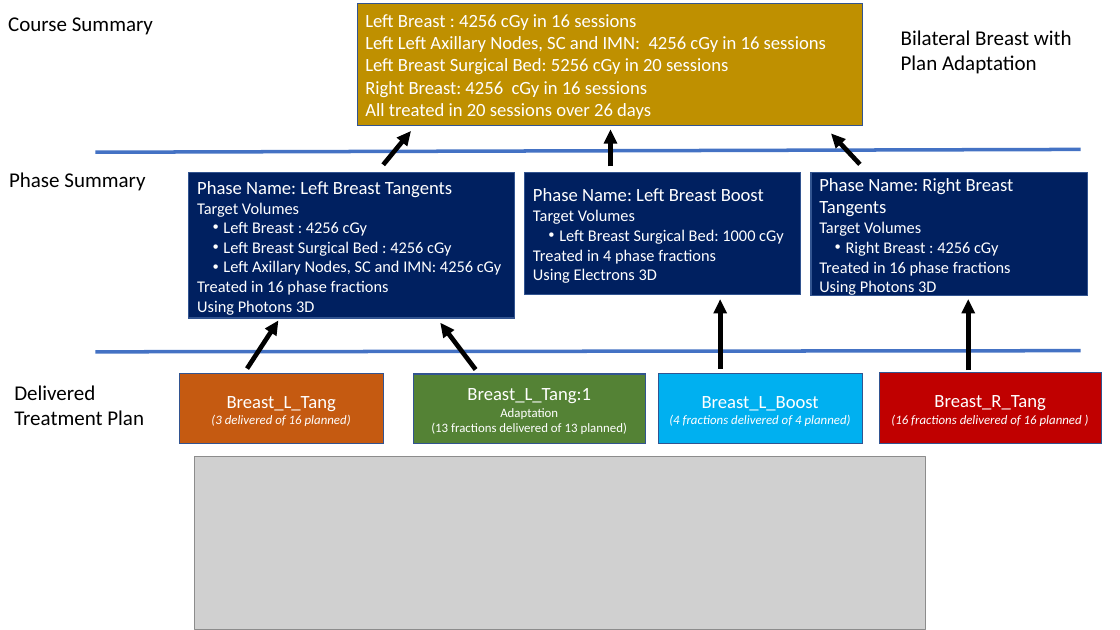
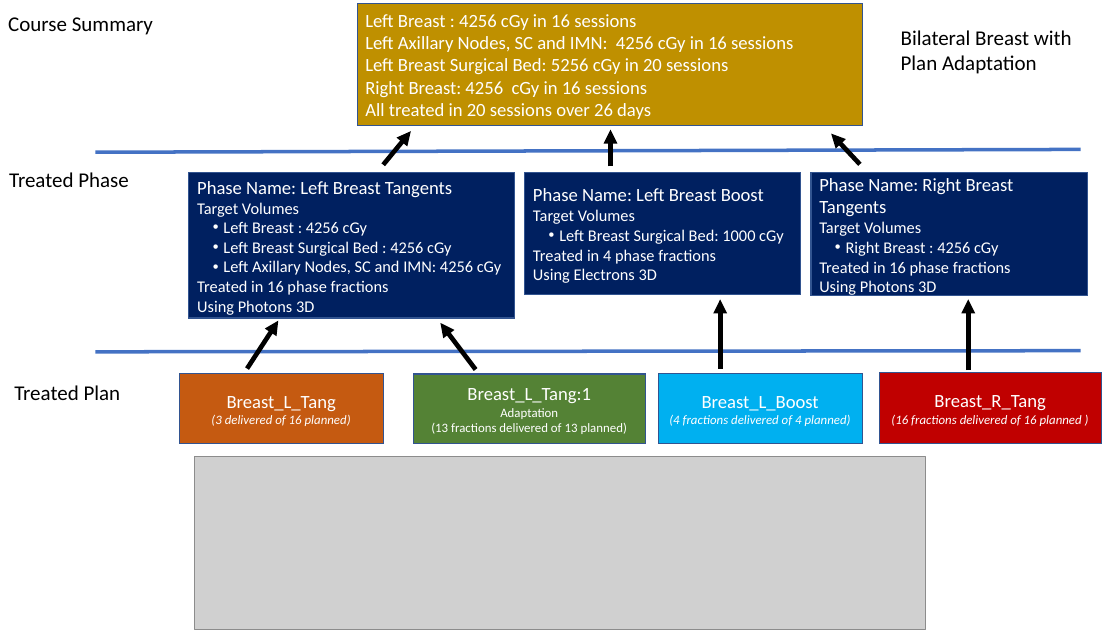
Before and after one commit to HL7/codex-radiation-therapy, a slide deck: slide 5 of input/images-source/CoursePhasePlans_Figures.pptx (slide 2 before the commit). Drawn at 1120x630 pixels with LibreOffice and Linux fonts; fonts in the diff are those of the drawing; grey boxes stand for pictures. Boxes give left, top, right and bottom in pixels: in the first picture for what was removed or moved away, otherwise in the second. Text is boxed around its words. In the diff, an @@ line names an element or a change of style, - is before the commit and + after.

```diff
--- a/input/images-source/CoursePhasePlans_Figures.pptx
+++ b/input/images-source/CoursePhasePlans_Figures.pptx
@@ text in rectangle at box(365, 36, 793, 52): text changed @@
-Left Left Axillary Nodes, SC and IMN: 4256 cGy in 16 sessions
+Left Axillary Nodes, SC and IMN: 4256 cGy in 16 sessions
@@ text at box(9, 172, 129, 187): text changed @@
-Phase Summary
+Treated Phase
@@ text at box(14, 385, 121, 400): text changed @@
-Delivered Treatment Plan
+Treated Plan
```
Also in this commit, not shown: 3 slides added, 3 other files.
